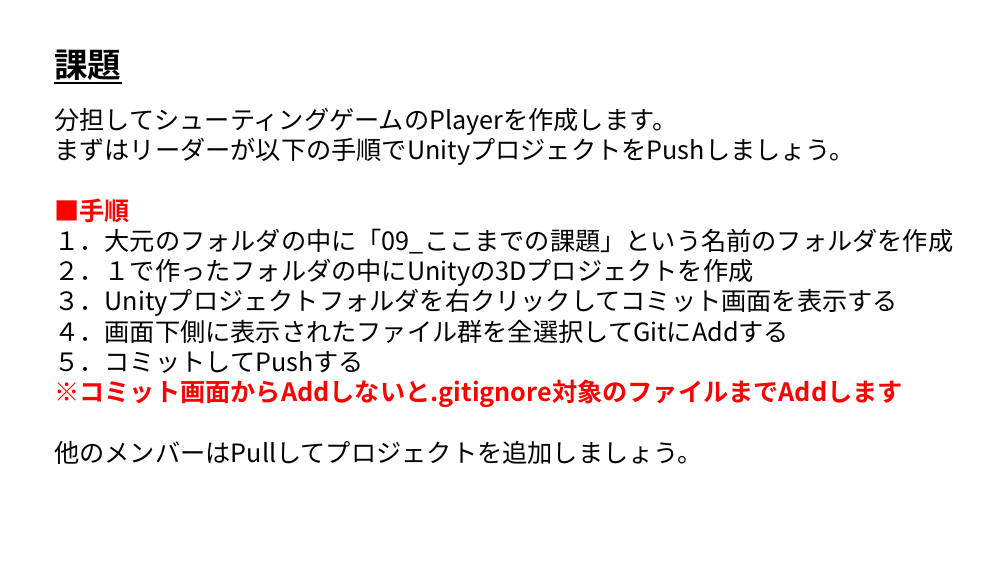
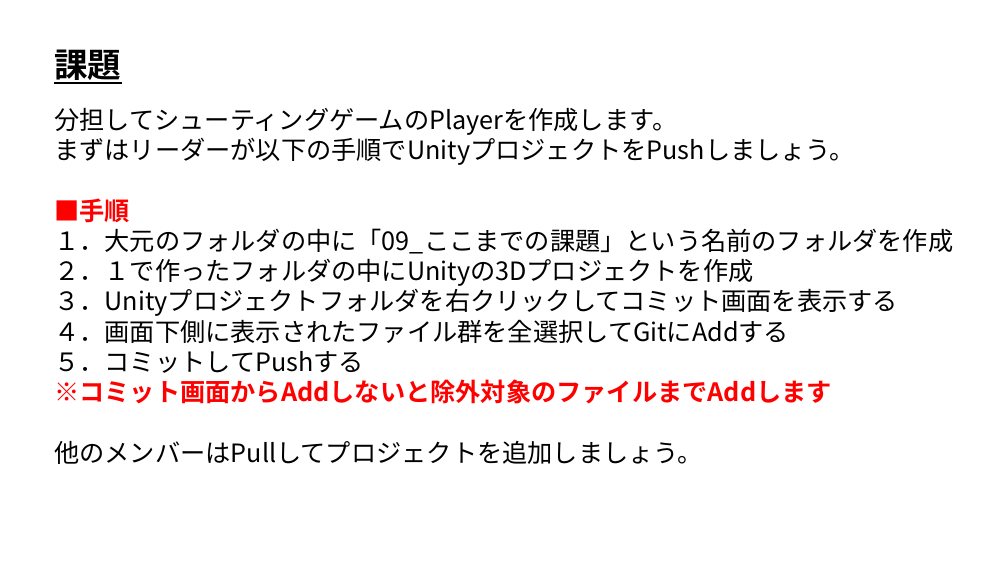
Before and after one commit to ArakiYusuke-Ohara/Textbook, a slide deck: slide 1 of ゲーム科2年/00_前期/ゲームエンジンⅢ/バージョン管理/09_ここまでの課題.pptx. Drawn at 1008x567 pixels with LibreOffice and Linux fonts; fonts in the diff are those of the drawing. Boxes give left, top, right and bottom in pixels: in the first picture for what was removed or moved away, otherwise in the second. Text is boxed around its words. In the diff, an @@ line names an element or a change of style, - is before the commit and + after.

```diff
--- a/ゲーム科2年/00_前期/ゲームエンジンⅢ/バージョン管理/09_ここまでの課題.pptx
+++ b/ゲーム科2年/00_前期/ゲームエンジンⅢ/バージョン管理/09_ここまでの課題.pptx
@@ text at box(54, 379, 832, 404): text changed @@
-※コミット画面からAddしないと.gitignore対象のファイルまでAddします
+※コミット画面からAddしないと除外対象のファイルまでAddします
```
Also in this commit, not shown: 7 other files.
